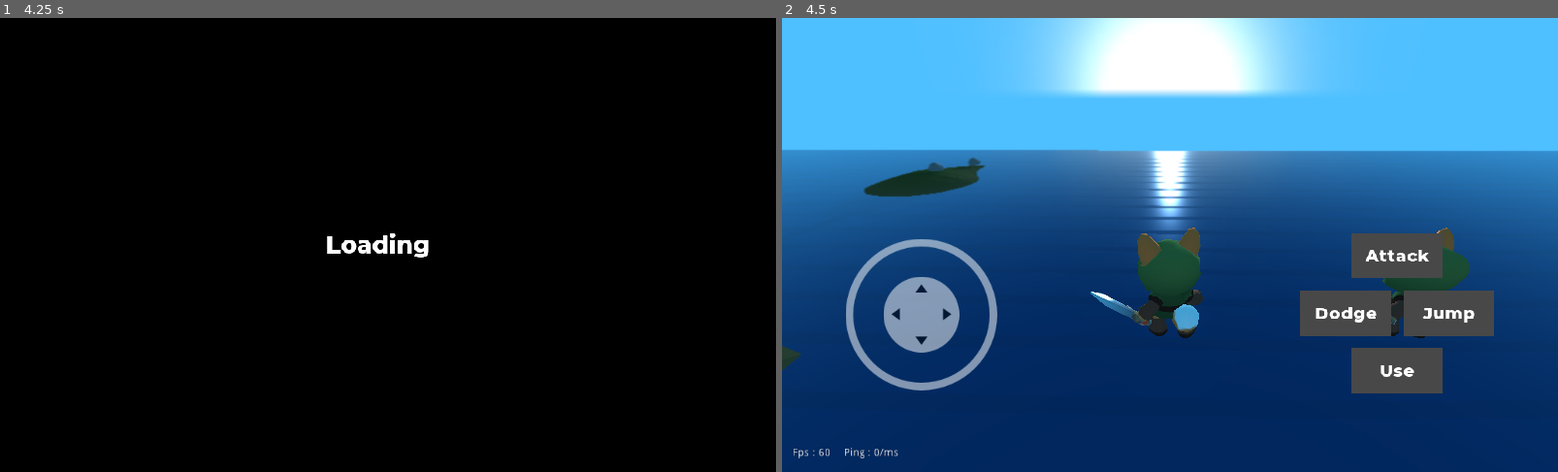
Above: before the commit, frames 1-2 (left to right).
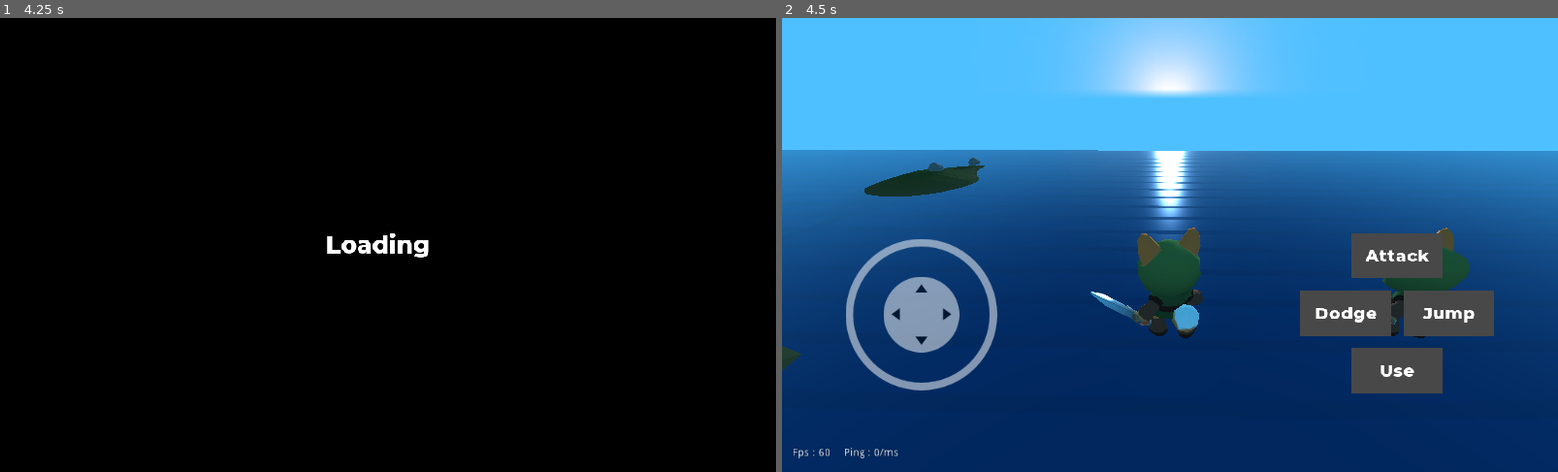
Above: after the commit, the same moments.

Repository: renosyah/fox-island
Game: Godot game, scene res://gameplay/mp/host/battle.tscn
Two runs of this game, one before a commit and one after it. Both use one fixed random seed, a clock stepped at 60 frames per second and the inputs below. This scene is started directly instead of the project's main scene. Sound files missing from this copy of the repository are replaced by a short silence.
Inputs (mouse positions are in pixels of both pictures, inside the frame that each line leads up to):
- Up to frame 1 (4.25 s): tap Enter at 0.5, 2, 3.5 s; move the mouse to (558, 222) at 0.52 s; hold Right (ui_right) 0.53-1.25 s; click (558, 222) at 0.67 s; tap Space at 1.25, 2.75 s; drag from (232, 267) to (349, 335) at 1.27 s; move the mouse to (465, 145) at 2.02 s; hold Right (ui_right) 2.03-2.75 s; drag from (349, 335) to (155, 176) at 2.77 s; move the mouse to (620, 313) at 3.52 s; hold Left (ui_left) from 3.53 s (still down)
- Up to frame 2 (4.5 s): release Left (ui_left) at 4.25 s; tap Space at 4.25 s; drag from (937, 176) to (1053, 131) at 4.27 s

Frame 1 is identical in both runs. In frame 2, 6.5% of the frame differs, in the area x 10-69%, y 0-42%.
Error in both runs: Invalid get index 'player_network_unique_id' (on base: 'Nil'). (res://gameplay/mp/host/battle.gd:21)

Commit message:
graphic improvement for mobile

Diff:
--- a/assets/day-night/day_night_dome.tscn
+++ b/assets/day-night/day_night_dome.tscn
@@ -149,9 +149,9 @@
 tracks/1/imported = false
 tracks/1/enabled = true
 tracks/1/keys = {
-"times": PoolRealArray( 0, 3.8, 4.2, 6.7, 6.8, 7.6 ),
+"times": PoolRealArray( 0, 4, 4.2, 6.7, 6.8, 7.6 ),
 "transitions": PoolRealArray( 1, 1, 1, 1, 1, 1 ),
-"update": 0,
+"update": 1,
 "values": [ 1.0, 1.0, 0.0, 0.0, 1.0, 1.0 ]
 }
 tracks/2/type = "value"
@@ -161,25 +161,25 @@
 tracks/2/imported = false
 tracks/2/enabled = true
 tracks/2/keys = {
-"times": PoolRealArray( 0, 1.5, 3.8, 6.3, 6.5 ),
-"transitions": PoolRealArray( 1, 1, 1, 1, 1 ),
-"update": 0,
-"values": [ Vector3( -180, 0, 0 ), Vector3( -90, 0, 0 ), Vector3( 0, 0, 0 ), Vector3( 0, 0, 0 ), Vector3( -180, 0, 0 ) ]
+"times": PoolRealArray( 0, 1.5, 3.8, 6.7, 6.8, 7.6 ),
+"transitions": PoolRealArray( 1, 1, 1, 1, 1, 1 ),
+"update": 0,
+"values": [ Vector3( -180, 0, 0 ), Vector3( -90, 0, 0 ), Vector3( 0, 0, 0 ), Vector3( 0, 0, 0 ), Vector3( -180, 0, 0 ), Vector3( -180, 0, 0 ) ]
 }
 tracks/3/type = "value"
-tracks/3/path = NodePath("WorldEnvironment:environment:background_color")
+tracks/3/path = NodePath("WorldEnvironment:environment:background_sky:sky_top_color")
 tracks/3/interp = 1
 tracks/3/loop_wrap = true
 tracks/3/imported = false
 tracks/3/enabled = true
 tracks/3/keys = {
-"times": PoolRealArray( 0, 3, 3.6, 3.8, 4.2, 4.6, 5.8, 6.6, 7.2, 7.6 ),
-"transitions": PoolRealArray( 1, 1, 1, 1, 1, 1, 1, 1, 1, 1 ),
-"update": 0,
-"values": [ Color( 0.309804, 0.752941, 1, 1 ), Color( 0.309804, 0.752941, 1, 1 ), Color( 0.537255, 0.34902, 0.211765, 1 ), Color( 0.537255, 0.34902, 0.211765, 1 ), Color( 0, 0.145098, 0.270588, 1 ), Color( 0.0235294, 0.113725, 0.192157, 1 ), Color( 0.0235294, 0.113725, 0.192157, 1 ), Color( 0, 0.145098, 0.270588, 1 ), Color( 0, 0.529412, 1, 1 ), Color( 0.309804, 0.752941, 1, 1 ) ]
+"times": PoolRealArray( 0, 3, 3.2, 3.4, 3.6, 3.8, 4, 4.2, 4.6, 5.8, 6.6, 6.8, 7, 7.2, 7.4, 7.6 ),
+"transitions": PoolRealArray( 1, 1, 1, 1, 1, 1, 1, 1, 1, 1, 1, 1, 1, 1, 1, 1 ),
+"update": 1,
+"values": [ Color( 0.309804, 0.752941, 1, 1 ), Color( 0.309804, 0.752941, 1, 1 ), Color( 0.403922, 0.588235, 0.678431, 1 ), Color( 0.454902, 0.494118, 0.498039, 1 ), Color( 0.537255, 0.34902, 0.211765, 1 ), Color( 0.537255, 0.34902, 0.211765, 1 ), Color( 0.274013, 0.249103, 0.240587, 1 ), Color( 0.0392157, 0.184314, 0.317647, 1 ), Color( 0.0470588, 0.219608, 0.372549, 1 ), Color( 0.0470588, 0.219608, 0.372549, 1 ), Color( 0.0392157, 0.184314, 0.317647, 1 ), Color( 0, 0.273097, 0.513524, 1 ), Color( 0, 0.395561, 0.745956, 1 ), Color( 0, 0.529412, 1, 1 ), Color( 0.109804, 0.607843, 1, 1 ), Color( 0.309804, 0.752941, 1, 1 ) ]
 }
 tracks/4/type = "value"
-tracks/4/path = NodePath("WorldEnvironment:environment:background_sky:sky_top_color")
+tracks/4/path = NodePath("WorldEnvironment:environment:background_sky:ground_bottom_color")
 tracks/4/interp = 1
 tracks/4/loop_wrap = true
 tracks/4/imported = false
@@ -188,27 +188,15 @@
 "times": PoolRealArray( 0, 3, 3.2, 3.4, 3.6, 3.8, 4, 4.2, 4.6, 5.8, 6.6, 6.8, 7, 7.2, 7.4, 7.6 ),
 "transitions": PoolRealArray( 1, 1, 1, 1, 1, 1, 1, 1, 1, 1, 1, 1, 1, 1, 1, 1 ),
 "update": 1,
-"values": [ Color( 0.309804, 0.752941, 1, 1 ), Color( 0.3098 …(158 unchanged characters)… 7255, 0.34902, 0.211765, 1 ), Color( 0.274013, 0.249103, 0.240587, 1 ), Color( 0.0392157, 0.184314, 0.317647, 1 ), Color( 0.0470588, 0.219608, 0.372549, 1 ), Color( 0.0470588, 0.219608, 0.372549, 1 ), Color( 0.0392157, 0.184314, 0.317647, 1 ), Color( 0, 0.273097, 0.513524, 1 ), Color( 0, 0.395561, 0.745956, 1 ), Color( 0, 0.529412, 1, 1 ), Color …(65 unchanged characters)…
-}
-tracks/5/type = "value"
-tracks/5/path = NodePath("WorldEnvironment:environment:background_sky:ground_bottom_color")
+"values": [ Color( 0.309804, 0.752941, 1, 1 ), Color( 0.3098 …(158 unchanged characters)… 7255, 0.34902, 0.211765, 1 ), Color( 0.268627, 0.247059, 0.241177, 1 ), Color( 0.0392157, 0.184314, 0.317647, 1 ), Color( 0.0470588, 0.219608, 0.372549, 1 ), Color( 0.0470588, 0.219608, 0.372549, 1 ), Color( 0.0392157, 0.184314, 0.317647, 1 ), Color( 0, 0.278431, 0.521569, 1 ), Color( 0, 0.415686, 0.780392, 1 ), Color( 0, 0.529412, 1, 1 ), Color …(65 unchanged characters)…
+}
+tracks/5/type = "method"
+tracks/5/path = NodePath(".")
 tracks/5/interp = 1
 tracks/5/loop_wrap = true
 tracks/5/imported = false
 tracks/5/enabled = true
 tracks/5/keys = {
-"times": PoolRealArray( 0, 3, 3.2, 3.4, 3.6, 3.8, 4, 4.2, 4.6, 5.8, 6.6, 6.8, 7, 7.2, 7.4, 7.6 ),
-"transitions": PoolRealArray( 1, 1, 1, 1, 1, 1, 1, 1, 1, 1, 1, 1, 1, 1, 1, 1 ),
-"update": 1,
-"values": [ Color( 0.309804, 0.752941, 1, 1 ), Color( 0.309804, 0.752941, 1, 1 ), Color( 0.403922, 0.588235, 0.678431, 1 ), Color( 0.454902, 0.494118, 0.498039, 1 ), Color( 0.537255, 0.34902, 0.211765, 1 ), Color( 0.537255, 0.34902, 0.211765, 1 ), Color( 0.268627, 0.247059, 0.241177, 1 ), Color( 0.0392157, 0.184314, 0.317647, 1 ), Color( 0.0470588, 0.219608, 0.372549, 1 ), Color( 0.0470588, 0.219608, 0.372549, 1 ), Color( 0.0392157, 0.184314, 0.317647, 1 ), Color( 0, 0.278431, 0.521569, 1 ), Color( 0, 0.415686, 0.780392, 1 ), Color( 0, 0.529412, 1, 1 ), Color( 0.109804, 0.607843, 1, 1 ), Color( 0.309804, 0.752941, 1, 1 ) ]
-}
-tracks/6/type = "method"
-tracks/6/path = NodePath(".")
-tracks/6/interp = 1
-tracks/6/loop_wrap = true
-tracks/6/imported = false
-tracks/6/enabled = true
-tracks/6/keys = {
 "times": PoolRealArray( 4.3, 6.7 ),
 "transitions": PoolRealArray( 1, 1 ),
 "values": [ {
@@ -219,20 +207,32 @@
 "method": "_on_morning_time"
 } ]
 }
+tracks/6/type = "value"
+tracks/6/path = NodePath("WorldEnvironment:environment:background_sky:sun_latitude")
+tracks/6/interp = 1
+tracks/6/loop_wrap = true
+tracks/6/imported = false
+tracks/6/enabled = true
+tracks/6/keys = {
+"times": PoolRealArray( 0, 0.2, 0.4, 0.6, 0.8, 1, 1.2, 1.4, 1.6, 1.8, 2, 2.2, 2.4, 2.6, 2.8, 3, 3.4, 3.7, 4.2, 5.8, 6.6, 6.8, 7, 7.2, 7.4, 7.6 ),
+"transitions": PoolRealArray( 1, 1, 1, 1, 1, 1, 1, 1, 1, 1, 1, 1, 1, 1, 1, 1, 1, 1, 1, 1, 1, 1, 1, 1, 1, 1 ),
+"update": 1,
+"values": [ 180.0, 164.95, 150.713, 138.485, 127.508, 121.295, 115.113, 105.193, 97.3421, 89.4886, 79.7072, 70.6276, 53.3085, 45.6687, 36.3755, 27.0823, 1.98207, -14.0202, -35.0, -35.0, -90.0, -127.698, -139.393, -152.771, -166.646, -180.0 ]
+}
 tracks/7/type = "value"
-tracks/7/path = NodePath("WorldEnvironment:environment:background_sky:sun_latitude")
+tracks/7/path = NodePath("WorldEnvironment:environment:background_sky:sky_horizon_color")
 tracks/7/interp = 1
 tracks/7/loop_wrap = true
 tracks/7/imported = false
 tracks/7/enabled = true
 tracks/7/keys = {
-"times": PoolRealArray( 0, 0.2, 0.4, 0.6, 0.8, 1, 1.2, 1.4, 1.6, 1.8, 2, 2.2, 2.4, 2.6, 2.8, 3, 3.4, 3.7, 4.2, 5.8, 6.6, 6.8, 7, 7.2, 7.4, 7.6 ),
-"transitions": PoolRealArray( 1, 1, 1, 1, 1, 1, 1, 1, 1, 1, 1, 1, 1, 1, 1, 1, 1, 1, 1, 1, 1, 1, 1, 1, 1, 1 ),
-"update": 1,
-"values": [ 180.0, 164.95, 150.713, 138.485, 127.508, 121.295, 115.113, 105.193, 97.3421, 89.4886, 79.7072, 70.6276, 53.3085, 45.6687, 36.3755, 27.0823, 1.98207, -14.0202, -35.0, -35.0, -90.0, -127.698, -139.393, -152.771, -166.646, -180.0 ]
+"times": PoolRealArray( 0, 3, 3.2, 3.4, 3.6, 3.8, 4, 4.2, 4.6, 5.8, 6.6, 6.8, 7, 7.2, 7.4, 7.6 ),
+"transitions": PoolRealArray( 1, 1, 1, 1, 1, 1, 1, 1, 1, 1, 1, 1, 1, 1, 1, 1 ),
+"update": 1,
+"values": [ Color( 0.309804, 0.752941, 1, 1 ), Color( 0.309804, 0.752941, 1, 1 ), Color( 0.403922, 0.588235, 0.678431, 1 ), Color( 0.454902, 0.494118, 0.498039, 1 ), Color( 0.537255, 0.34902, 0.211765, 1 ), Color( 0.537255, 0.34902, 0.211765, 1 ), Color( 0.537255, 0.34902, 0.211765, 1 ), Color( 0.0392157, 0.184314, 0.317647, 1 ), Color( 0.0470588, 0.219608, 0.372549, 1 ), Color( 0.0470588, 0.219608, 0.372549, 1 ), Color( 0.0392157, 0.184314, 0.317647, 1 ), Color( 0, 0.278431, 0.521569, 1 ), Color( 0, 0.415686, 0.780392, 1 ), Color( 0, 0.529412, 1, 1 ), Color( 0.109804, 0.607843, 1, 1 ), Color( 0.309804, 0.752941, 1, 1 ) ]
 }
 tracks/8/type = "value"
-tracks/8/path = NodePath("WorldEnvironment:environment:background_sky:sky_horizon_color")
+tracks/8/path = NodePath("WorldEnvironment:environment:background_sky:ground_horizon_color")
 tracks/8/interp = 1
 tracks/8/loop_wrap = true
 tracks/8/imported = false
@@ -244,28 +244,16 @@
 "values": [ Color( 0.309804, 0.752941, 1, 1 ), Color( 0.309804, 0.752941, 1, 1 ), Color( 0.403922, 0.588235, 0.678431,  …(510 unchanged characters)…
 }
 tracks/9/type = "value"
-tracks/9/path = NodePath("WorldEnvironment:environment:background_sky:ground_horizon_color")
+tracks/9/path = NodePath("night_light:light_energy")
 tracks/9/interp = 1
 tracks/9/loop_wrap = true
 tracks/9/imported = false
 tracks/9/enabled = true
 tracks/9/keys = {
-"times": PoolRealArray( 0, 3, 3.2, 3.4, 3.6, 3.8, 4, 4.2, 4.6, 5.8, 6.6, 6.8, 7, 7.2, 7.4, 7.6 ),
-"transitions": PoolRealArray( 1, 1, 1, 1, 1, 1, 1, 1, 1, 1, 1, 1, 1, 1, 1, 1 ),
-"update": 1,
-"values": [ Color( 0.309804, 0.752941, 1, 1 ), Color( 0.309804, 0.752941, 1, 1 ), Color( 0.403922, 0.588235, 0.678431, 1 ), Color( 0.454902, 0.494118, 0.498039, 1 ), Color( 0.537255, 0.34902, 0.211765, 1 ), Color( 0.537255, 0.34902, 0.211765, 1 ), Color( 0.537255, 0.34902, 0.211765, 1 ), Color( 0.0392157, 0.184314, 0.317647, 1 ), Color( 0.0470588, 0.219608, 0.372549, 1 ), Color( 0.0470588, 0.219608, 0.372549, 1 ), Color( 0.0392157, 0.184314, 0.317647, 1 ), Color( 0, 0.278431, 0.521569, 1 ), Color( 0, 0.415686, 0.780392, 1 ), Color( 0, 0.529412, 1, 1 ), Color( 0.109804, 0.607843, 1, 1 ), Color( 0.309804, 0.752941, 1, 1 ) ]
-}
-tracks/10/type = "value"
-tracks/10/path = NodePath("night_light:light_energy")
-tracks/10/interp = 1
-tracks/10/loop_wrap = true
-tracks/10/imported = false
-tracks/10/enabled = true
-tracks/10/keys = {
-"times": PoolRealArray( 0, 4.3, 6.6 ),
-"transitions": PoolRealArray( 1, 1, 1 ),
-"update": 1,
-"values": [ 0.0, 0.3, 0.0 ]
+"times": PoolRealArray( 0, 3.9, 4, 6.7, 6.8, 7.6 ),
+"transitions": PoolRealArray( 1, 1, 1, 1, 1, 1 ),
+"update": 1,
+"values": [ 0.0, 0.0, 0.4, 0.4, 0.0, 0.0 ]
 }
 
 [node name="day_night_dome" type="Spatial"]
--- a/assets/enviroment/WorldEnvironment.tres
+++ b/assets/enviroment/WorldEnvironment.tres
@@ -2,26 +2,26 @@
 
 [sub_resource type="ProceduralSky" id=1]
 radiance_size = 0
-sky_top_color = Color( 0.0392157, 0.184314, 0.317647, 1 )
-sky_horizon_color = Color( 0.0392157, 0.184314, 0.317647, 1 )
-ground_bottom_color = Color( 0.0392157, 0.184314, 0.317647, 1 )
-ground_horizon_color = Color( 0.0392157, 0.184314, 0.317647, 1 )
-sun_latitude = -35.0
+sky_top_color = Color( 0, 0.643137, 1, 1 )
+sky_horizon_color = Color( 0, 0.396078, 0.745098, 1 )
+ground_bottom_color = Color( 0, 0.643137, 1, 1 )
+ground_horizon_color = Color( 0, 0.415686, 0.780392, 1 )
+sun_latitude = -15.0
 sun_longitude = 180.0
-sun_energy = 6.0
 texture_size = 0
 
 [resource]
 background_mode = 2
 background_sky = SubResource( 1 )
-background_color = Color( 2.80492e-08, 0.145098, 0.270588, 1 )
+background_color = Color( 0.254902, 0.823529, 1, 1 )
 fog_enabled = true
 fog_color = Color( 0.364706, 0.733333, 0.968627, 1 )
 fog_sun_color = Color( 1, 1, 1, 1 )
 fog_depth_enabled = false
 fog_height_enabled = true
-fog_height_min = 3.5
-dof_blur_far_enabled = true
+fog_height_min = 1.0
+dof_blur_far_distance = 15.0
+dof_blur_far_transition = 2.0
 dof_blur_far_amount = 0.06
 dof_blur_far_quality = 0
 dof_blur_near_quality = 0
--- a/entity/BaseEntity.gd
+++ b/entity/BaseEntity.gd
@@ -92,9 +92,6 @@
 	rpc("_set_network_master", _id)
 
 func heal(_hp_added : int) -> void:
-	if not _is_master():
-		return
-
 	if is_dead:
 		return
 
@@ -106,9 +103,6 @@
 	rpc("_heal", hp, _hp_added)
 
 func take_damage(_damage : int, hit_by_player : PlayerData) -> void:
-	if not _is_master():
-		return
-
 	if is_dead:
 		return
 
@@ -121,15 +115,9 @@
 	rpc_unreliable("_take_damage", hp, _damage, hit_by_player.to_dictionary())
 
 func dead(kill_by_player : PlayerData) -> void:
-	if not _is_master():
-		return
-
 	rpc("_dead", kill_by_player.to_dictionary())
 
 func reset():
-	if not _is_master():
-		return
-
 	rpc("_reset")
 
 ############################################################
--- a/map/BaseMap.gd
+++ b/map/BaseMap.gd
@@ -42,6 +42,12 @@
 
 	var land = _create_land(noise, custom_gradient)
 	add_child(land)
+
+	var collision = land.get_child(0).get_child(0)
+	land.get_child(0).remove_child(collision)
+	add_child(collision)
+	land.get_child(0).queue_free()
+
 
 	var water = _create_water()
 	add_child(water)
--- a/project.godot
+++ b/project.godot
@@ -221,5 +221,9 @@
 quality/driver/driver_name="GLES2"
 vram_compression/import_etc=true
 vram_compression/import_etc2=false
+quality/reflections/texture_array_reflections=false
+quality/reflections/high_quality_ggx=false
+quality/filters/anisotropic_filter_level=2
 gles2/compatibility/disable_half_float=true
+quality/depth/hdr=false
 environment/default_environment="res://default_env.tres"
